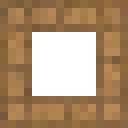
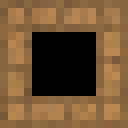
Before/after of a (128, 128) layered artwork. What changed in the layer stack:
painted on "BG" over [32, 32, 96, 96]
